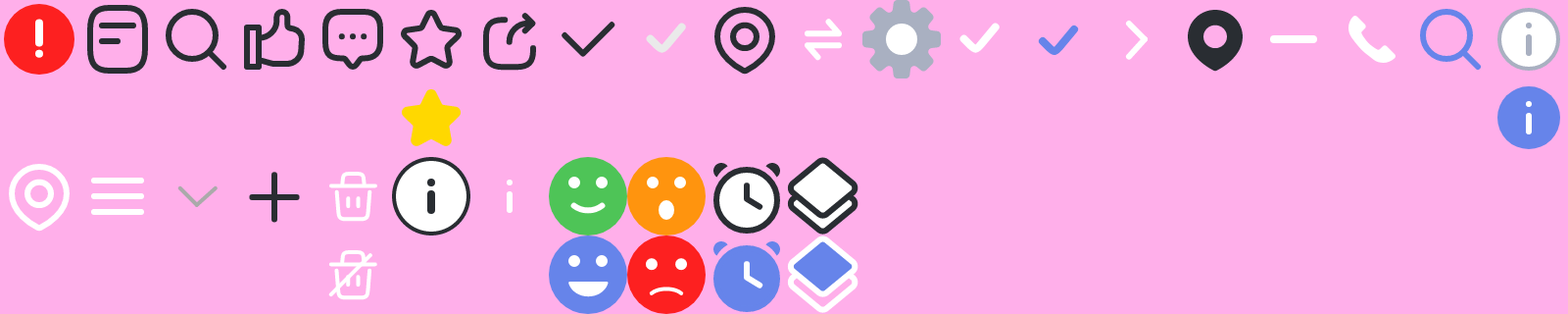
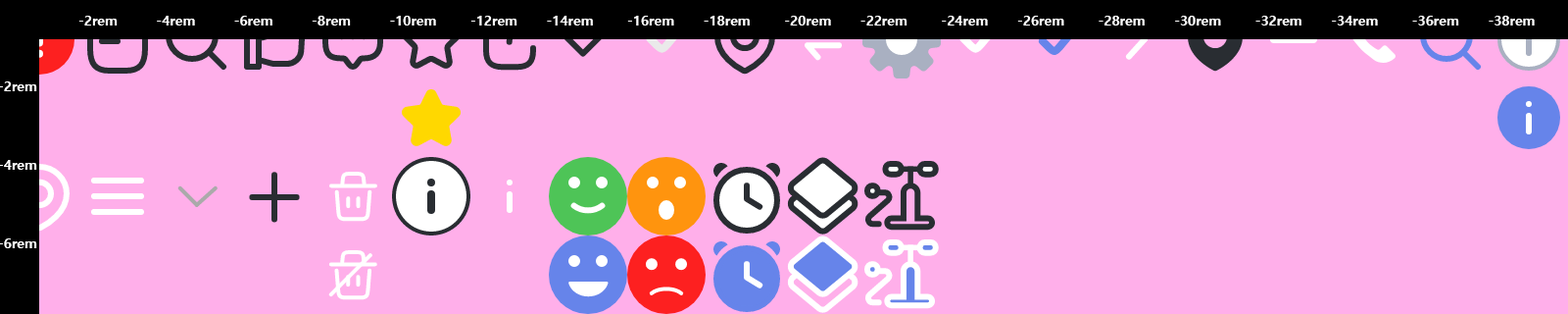
The second 1568px x 314px image is a revision of the first. Changes to its layers:
added group "가이드" with 3 layers above "두번째 줄" over [0, 0, 1568, 314]
added layer "-2rem -4rem -6rem" in group "가이드" over [0, 81, 38, 248]
added layer "-2rem -4rem -6rem -8rem -10rem" in group "가이드" over [78, 15, 1535, 26]
added layer "Layer 76" in group "가이드" over [0, 0, 1568, 314]
added layer "Layer 75" in group "두번째 줄" over [864, 239, 939, 309]
added layer "Layer 74" in group "두번째 줄" over [864, 160, 939, 231]
